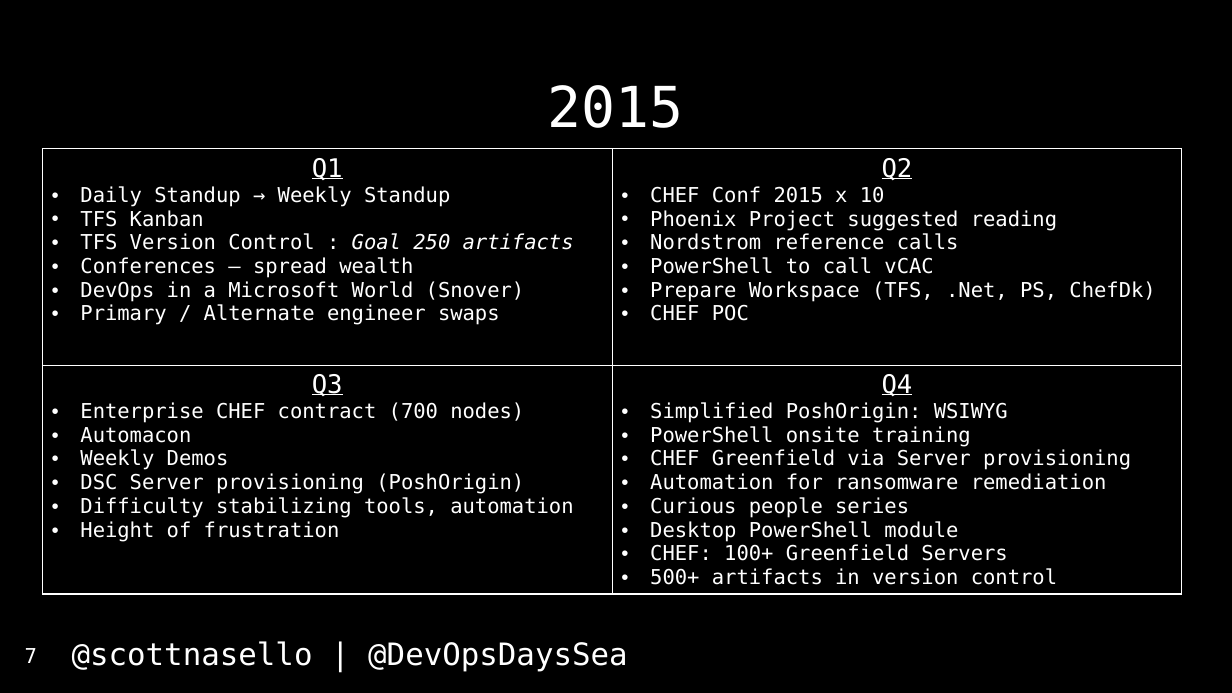
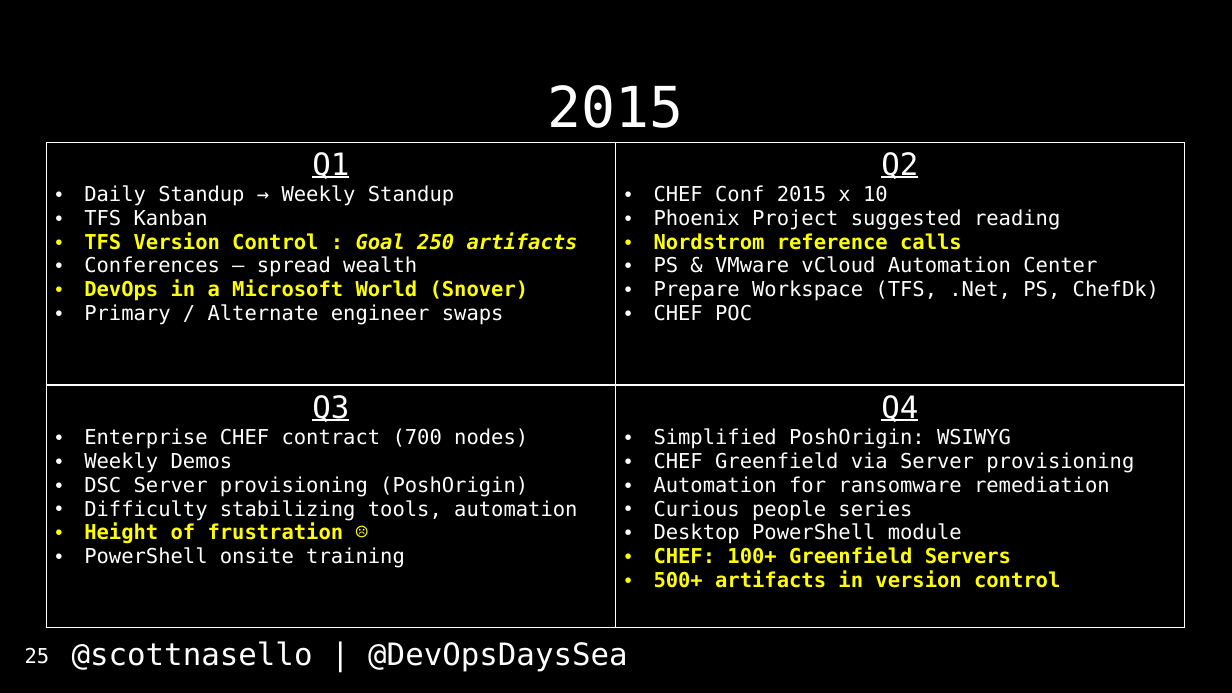
Before and after one commit to scottnasello/talks, a slide deck: slide 25 of 2017-04-26 Seattle DevOpsDays/DevOpsDays Seattle.pptx (slide 7 before the commit). Drawn at 1232x693 pixels with LibreOffice and Linux fonts; fonts in the diff are those of the drawing. Boxes give left, top, right and bottom in pixels: in the first picture for what was removed or moved away, otherwise in the second. Text is boxed around its words. In the diff, an @@ line names an element or a change of style, - is before the commit and + after.

```diff
--- a/2017-04-26 Seattle DevOpsDays/DevOpsDays Seattle.pptx
+++ b/2017-04-26 Seattle DevOpsDays/DevOpsDays Seattle.pptx
@@ table removed at (x1=43, y1=149, x2=1183, y2=603), 2 rows, 2 columns @@
-Q1 / Daily Standup → Weekly Standup / TFS Kanban / TFS Version Control : Goal 250 artifacts / Conferences – spread wealth / DevOps in a Microsoft World (Snover) / Primary / Alternate engineer swaps | Q2 / CHEF Conf 2015 x 10 / Phoenix Project suggested reading / Nordstrom reference calls / PowerShell to call vCAC / Prepare Workspace (TFS, .Net, PS, ChefDk) / CHEF POC
-Q3 / Enterprise CHEF contract (700 nodes) / Automacon / Weekly Demos / DSC Server provisioning (PoshOrigin) / Difficulty stabilizing tools, automation / Height of frustration | Q4 / Simplified PoshOrigin: WSIWYG / PowerShell onsite training / CHEF Greenfield via Server provisioning / Automation for ransomware remediation / Curious people series / Desktop PowerShell module / CHEF: 100+ Greenfield Servers / 500+ artifacts in version control
@@ table added at (x1=46, y1=142, x2=616, y2=384), 1 rows, 1 columns @@
+Q1 / Daily Standup → Weekly Standup / TFS Kanban / TFS Version Control : Goal 250 artifacts / Conferences – spread wealth / DevOps in a Microsoft World (Snover) / Primary / Alternate engineer swaps
@@ table added at (x1=616, y1=142, x2=1185, y2=384), 1 rows, 1 columns @@
+Q2 / CHEF Conf 2015 x 10 / Phoenix Project suggested reading / Nordstrom reference calls / PS & VMware vCloud Automation Center / Prepare Workspace (TFS, .Net, PS, ChefDk) / CHEF POC
@@ table added at (x1=46, y1=385, x2=616, y2=628), 1 rows, 1 columns @@
+Q3 / Enterprise CHEF contract (700 nodes) / Weekly Demos / DSC Server provisioning (PoshOrigin) / Difficulty stabilizing tools, automation / Height of frustration ☹ / PowerShell onsite training
@@ table added at (x1=616, y1=385, x2=1185, y2=628), 1 rows, 1 columns @@
+Q4 / Simplified PoshOrigin: WSIWYG / CHEF Greenfield via Server provisioning / Automation for ransomware remediation / Curious people series / Desktop PowerShell module / CHEF: 100+ Greenfield Servers / 500+ artifacts in version control
@@ page number at (x1=25, y1=647, x2=50, y2=664): text changed @@
-7
+25
```
Also in this commit, not shown: 12 other slides changed, 17 slides added, 8 slides removed, 1 other file.
